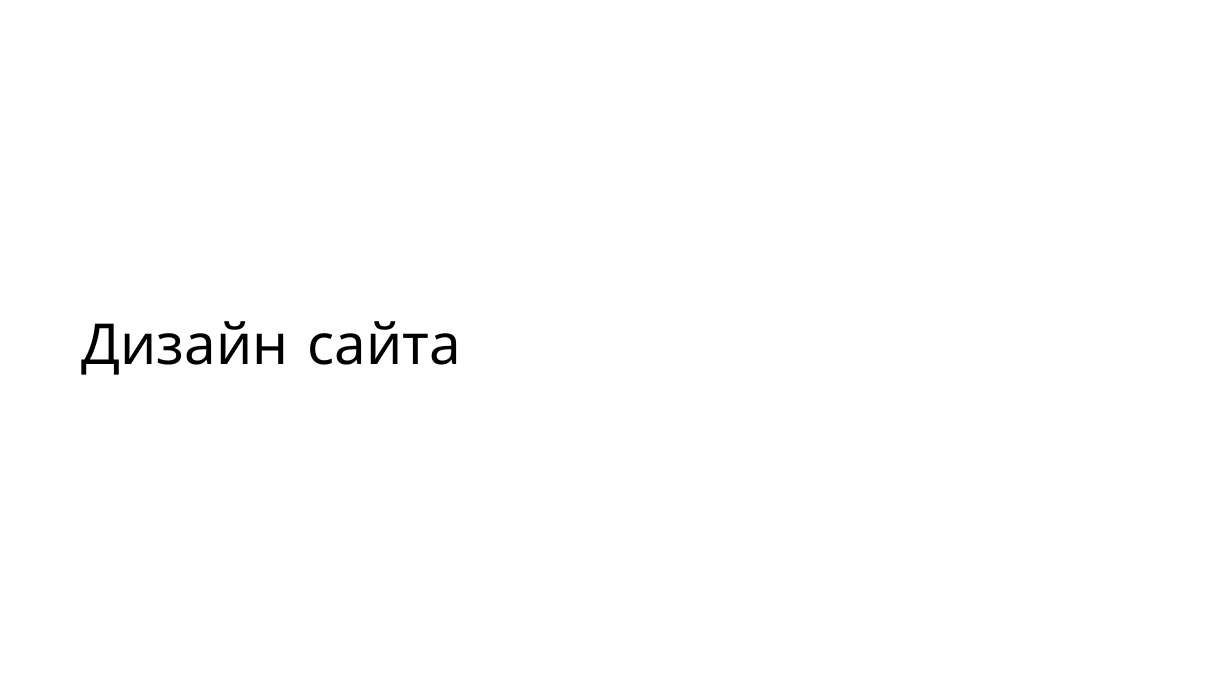
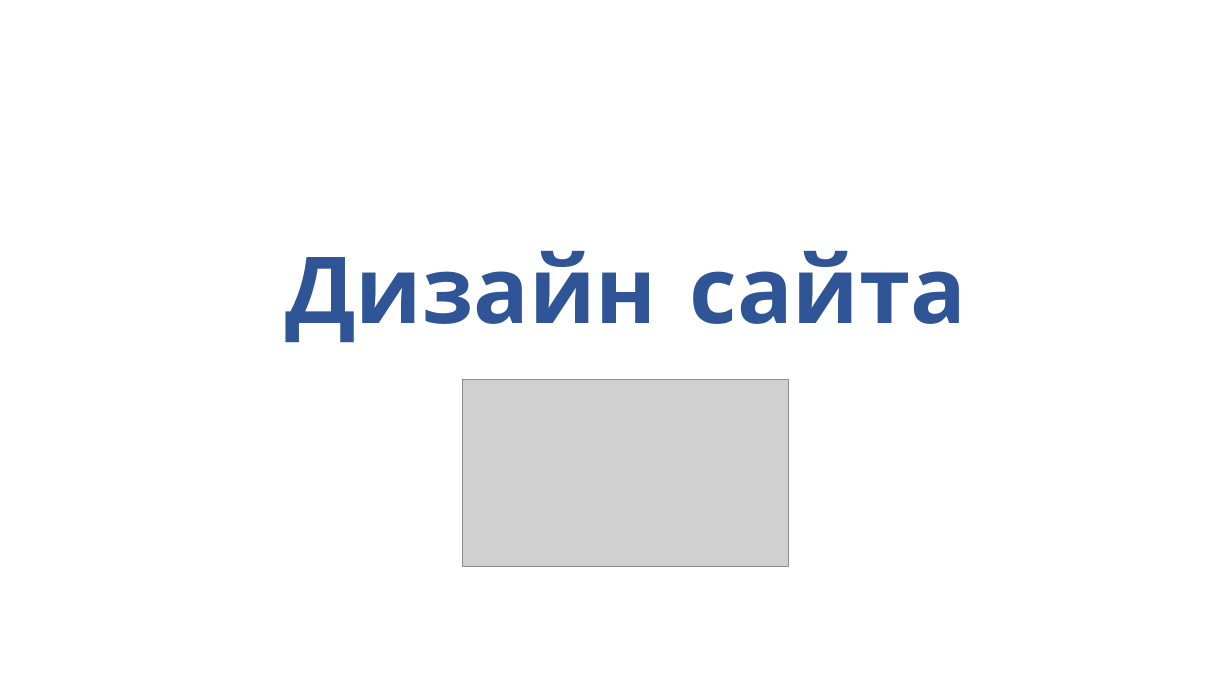
Before and after one commit to RobikRobi/School-diary, a slide deck: slide 17 of presentation/Презентация.pptx (slide 6 before the commit). Drawn at 1232x693 pixels with LibreOffice and Linux fonts; fonts in the diff are those of the drawing; grey boxes stand for pictures. Boxes give left, top, right and bottom in pixels: in the first picture for what was removed or moved away, otherwise in the second. Text is boxed around its words. In the diff, an @@ line names an element or a change of style, - is before the commit and + after.

```diff
--- a/presentation/Презентация.pptx
+++ b/presentation/Презентация.pptx
@@ title "Дизайн сайта": place and size @@
-title "Дизайн сайта" at [82, 321, 461, 375]
+title "Дизайн сайта" at [285, 251, 967, 343]
@@ title "Дизайн сайта" at [285, 251, 967, 343]: size 44 to 72 pt, text colour #000000 to #2F5597, bold on; alignment left to centre @@
@@ picture added at [463, 380, 789, 567] @@
```
Also in this commit, not shown: 10 other slides changed, 13 slides added.
